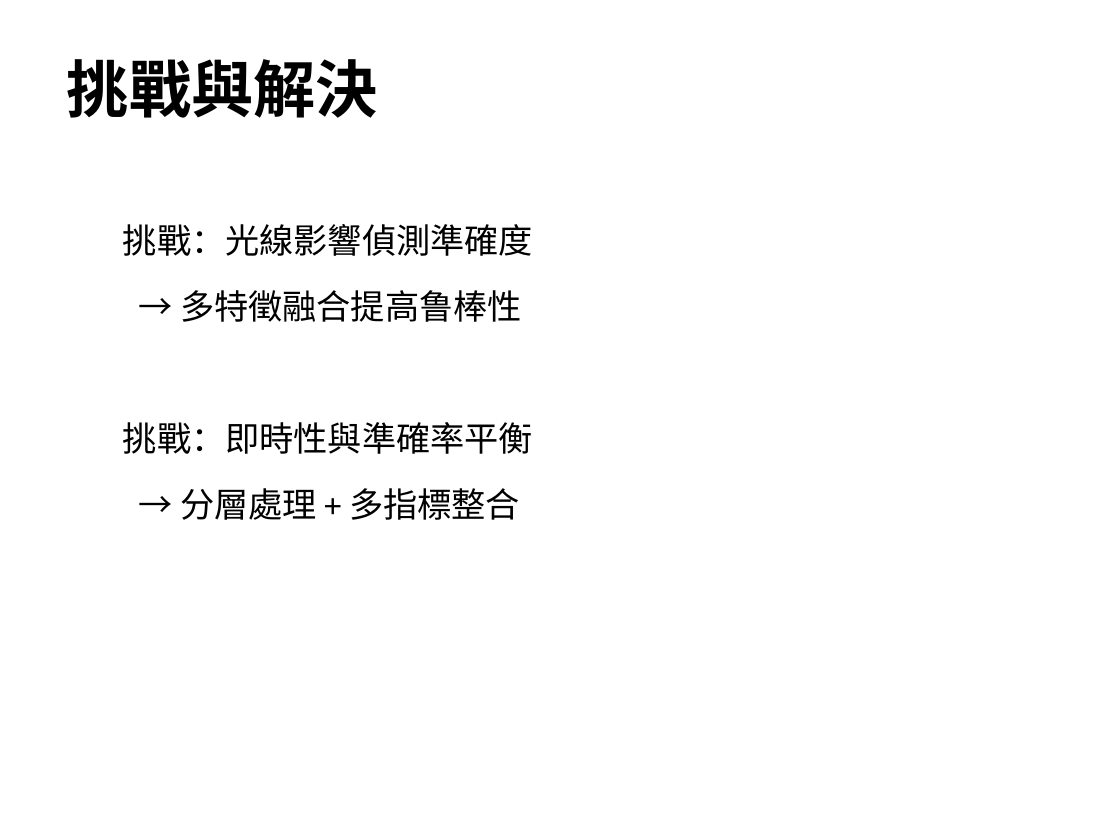
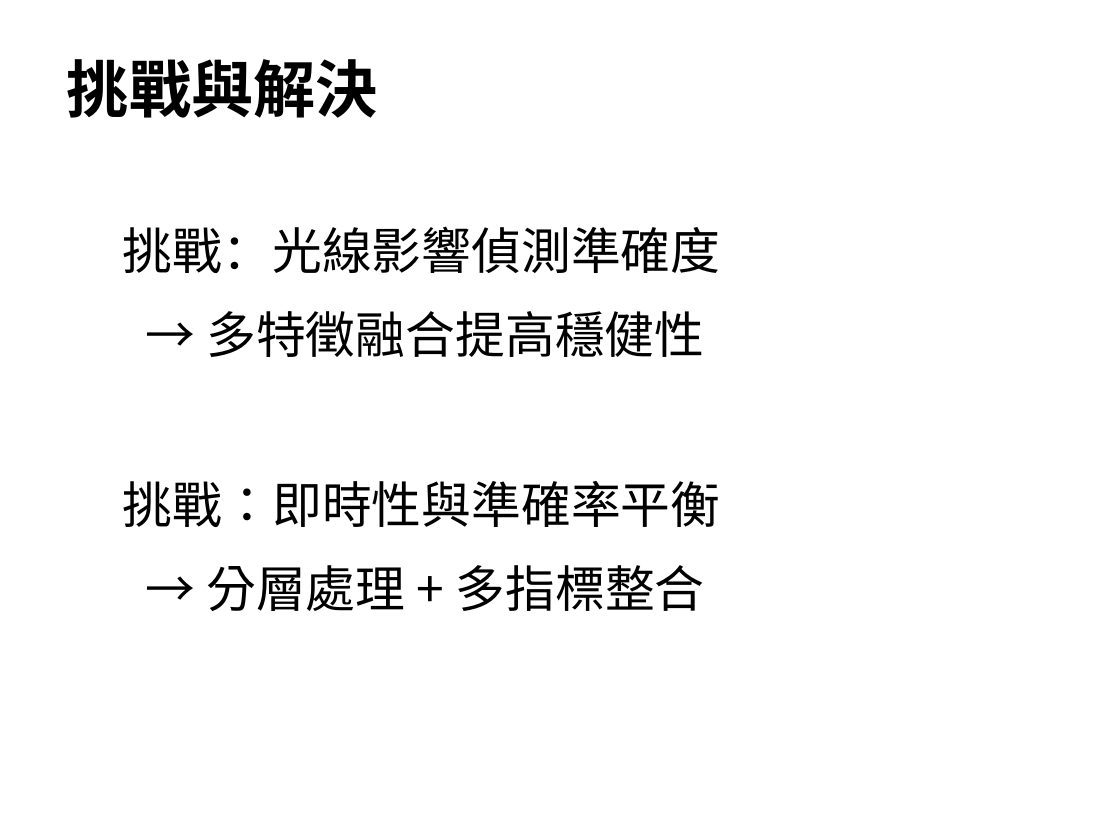
Before and after one commit to timmyc07/Non-contact-fatigue-detection-system, a slide deck: slide 11 of 實務專題簡報_疲勞監測系統.pptx. Drawn at 1120x840 pixels with LibreOffice and Linux fonts; fonts in the diff are those of the drawing; background and template pictures are left out. Boxes give left, top, right and bottom in pixels: in the first picture for what was removed or moved away, otherwise in the second. Text is boxed around its words. In the diff, an @@ line names an element or a change of style, - is before the commit and + after.

```diff
--- a/實務專題簡報_疲勞監測系統.pptx
+++ b/實務專題簡報_疲勞監測系統.pptx
@@ text at [123,226,721,611]: size 22 to 32 pt, font Calibri to Noto Sans CJK JP in "挑戰：光線影響偵測準確度", "挑戰：即時性與準確率平衡", "→ 分層處理 + 多指標整合" @@
@@ text at [206,311,704,357]: text changed; size 22 to 32 pt; font Calibri to Noto Sans CJK JP @@
-→ 多特徵融合提高鲁棒性
+→ 多特徵融合提高穩健性
```
Also in this commit, not shown: 13 other slides changed, 4 other files.
